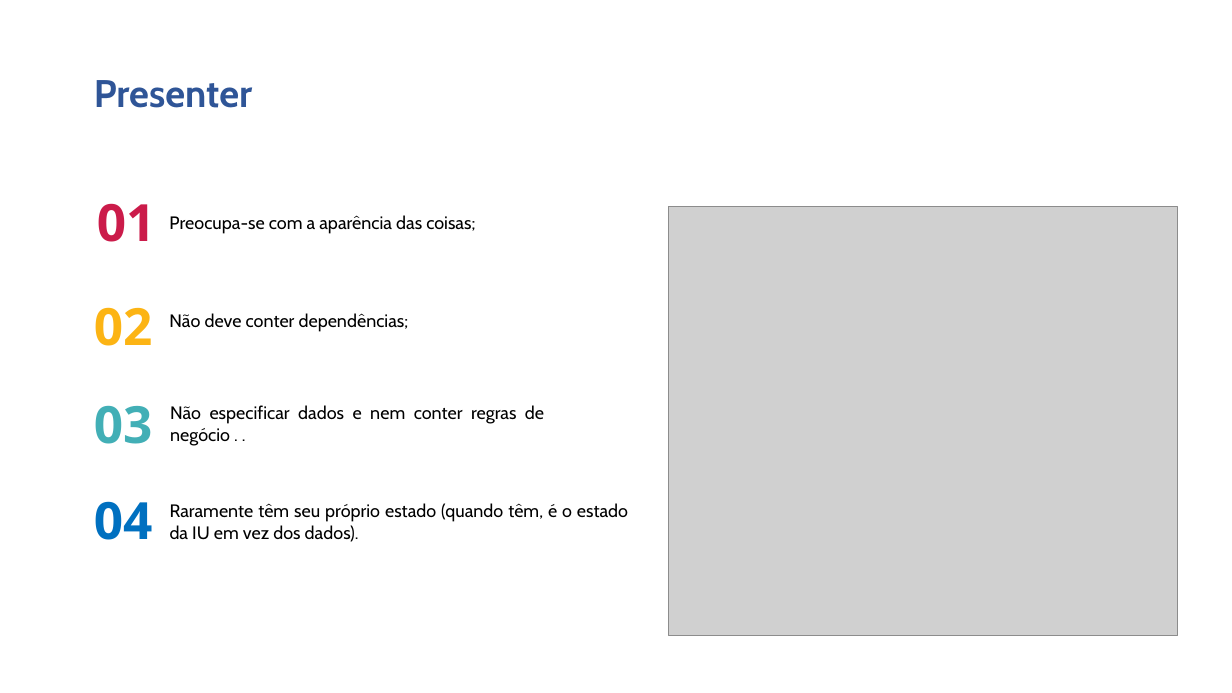
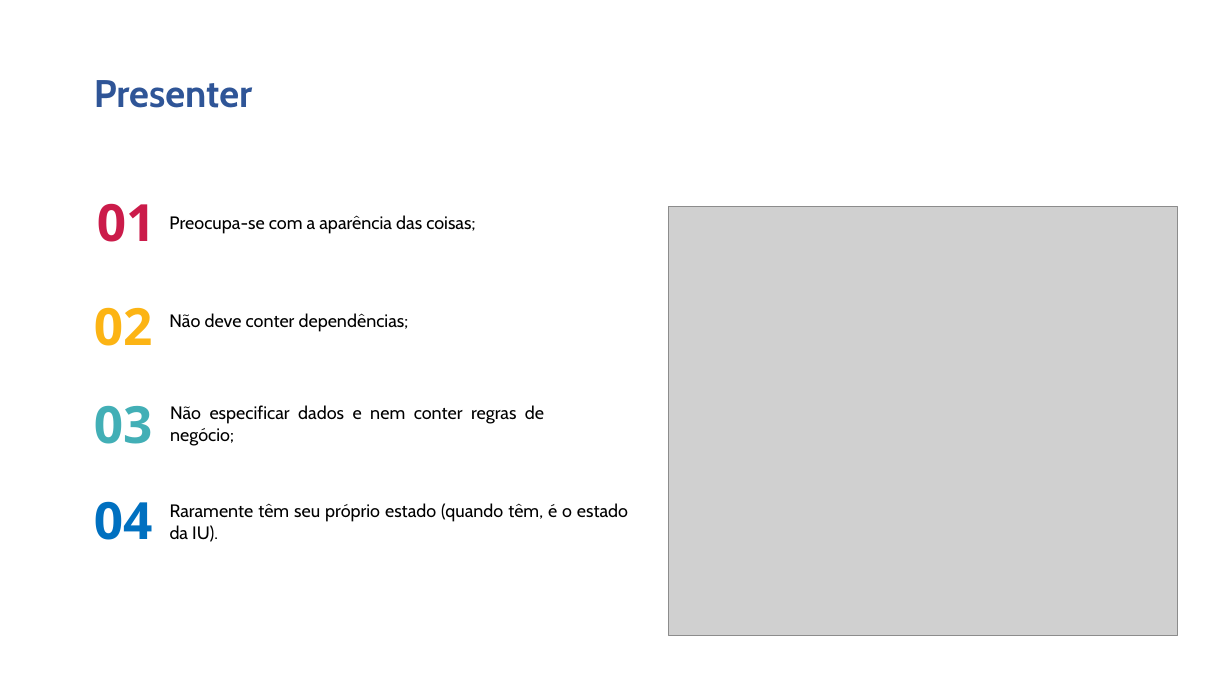
Before and after one commit to andre-dias93/embarcadero-conference, a slide deck: slide 8 of 2021/EC2021.pptx. Drawn at 1232x693 pixels with LibreOffice and Linux fonts; fonts in the diff are those of the drawing; grey boxes stand for pictures; background and template pictures are left out. Boxes give left, top, right and bottom in pixels: in the first picture for what was removed or moved away, otherwise in the second. Text is boxed around its words. In the diff, an @@ line names an element or a change of style, - is before the commit and + after.

```diff
--- a/2021/EC2021.pptx
+++ b/2021/EC2021.pptx
@@ text at box(170, 405, 544, 446): text changed @@
-Não especificar dados e nem conter regras de negócio . .
+Não especificar dados e nem conter regras de negócio;
@@ text at box(170, 503, 628, 542): text changed @@
-Raramente têm seu próprio estado (quando têm, é o estado da IU em vez dos dados).
+Raramente têm seu próprio estado (quando têm, é o estado da IU).
```
Also in this commit, not shown: 2 other slides changed, 1 other file.
